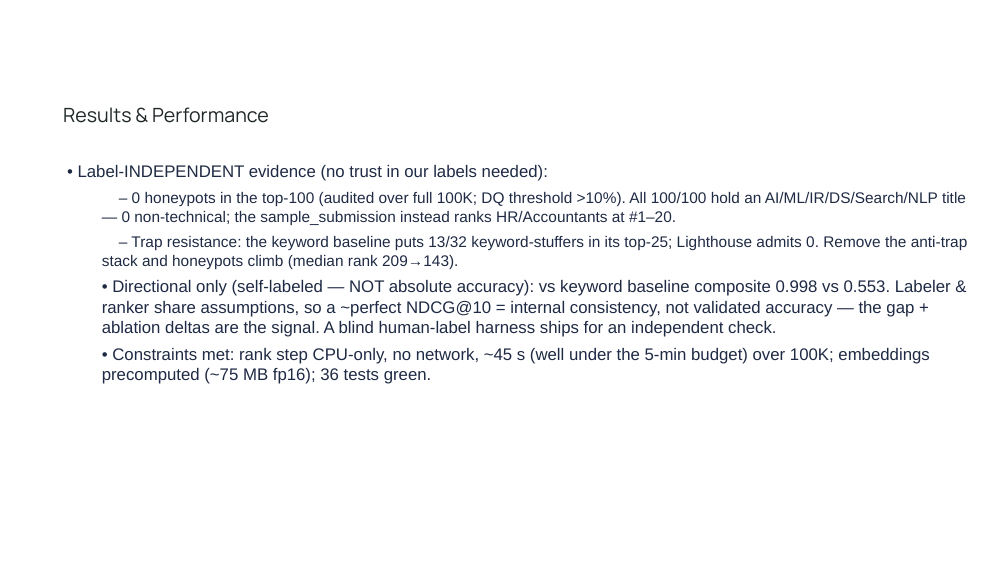
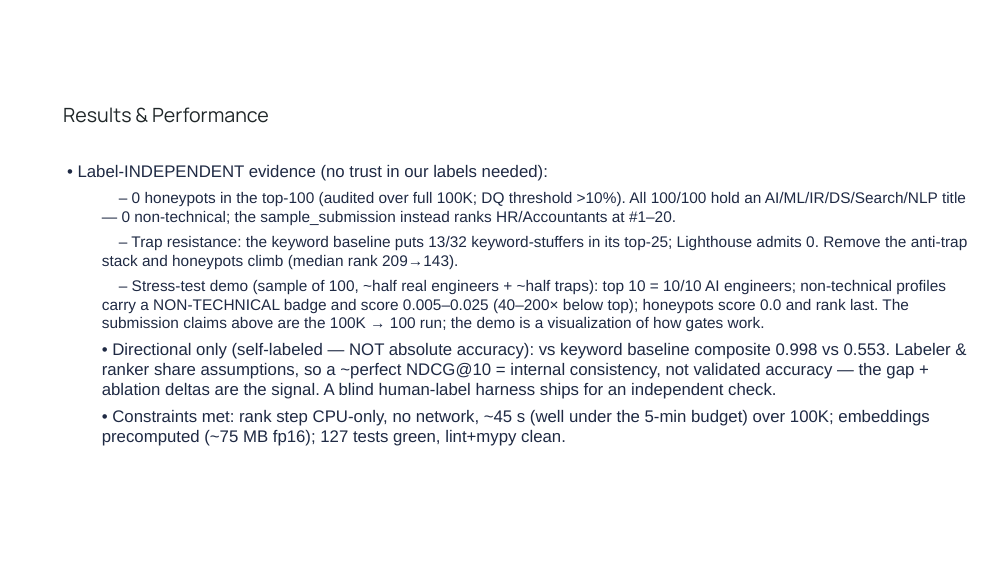
Before and after one commit to jacklachan/lighthouse-indiaruns, a slide deck: slide 9 of deck/Lighthouse_Redrob_Deck.pptx. Drawn at 1008x567 pixels with LibreOffice and Linux fonts; fonts in the diff are those of the drawing; background and template pictures are left out. Boxes give left, top, right and bottom in pixels: in the first picture for what was removed or moved away, otherwise in the second. Text is boxed around its words. In the diff, an @@ line names an element or a change of style, - is before the commit and + after.

```diff
--- a/deck/Lighthouse_Redrob_Deck.pptx
+++ b/deck/Lighthouse_Redrob_Deck.pptx
@@ text at box(102, 280, 946, 331): paragraph added @@
+– Stress-test demo (sample of 100, ~half real engineers + ~half traps): top 10 = 10/10 AI engineers; non-technical profiles carry a NON-TECHNICAL badge and score 0.005–0.025 (40–200× below top); honeypots score 0.0 and rank last. The submission claims above are the 100K → 100 run; the demo is a visualization of how gates work.
@@ text at box(102, 410, 929, 446): text changed @@
-• Constraints met: rank step CPU-only, no network, ~45 s (well under the 5-min budget) over 100K; embeddings precomputed (~75 MB fp16); 36 tests green.
+• Constraints met: rank step CPU-only, no network, ~45 s (well under the 5-min budget) over 100K; embeddings precomputed (~75 MB fp16); 127 tests green, lint+mypy clean.
```
Also in this commit, not shown: 1 other file.
